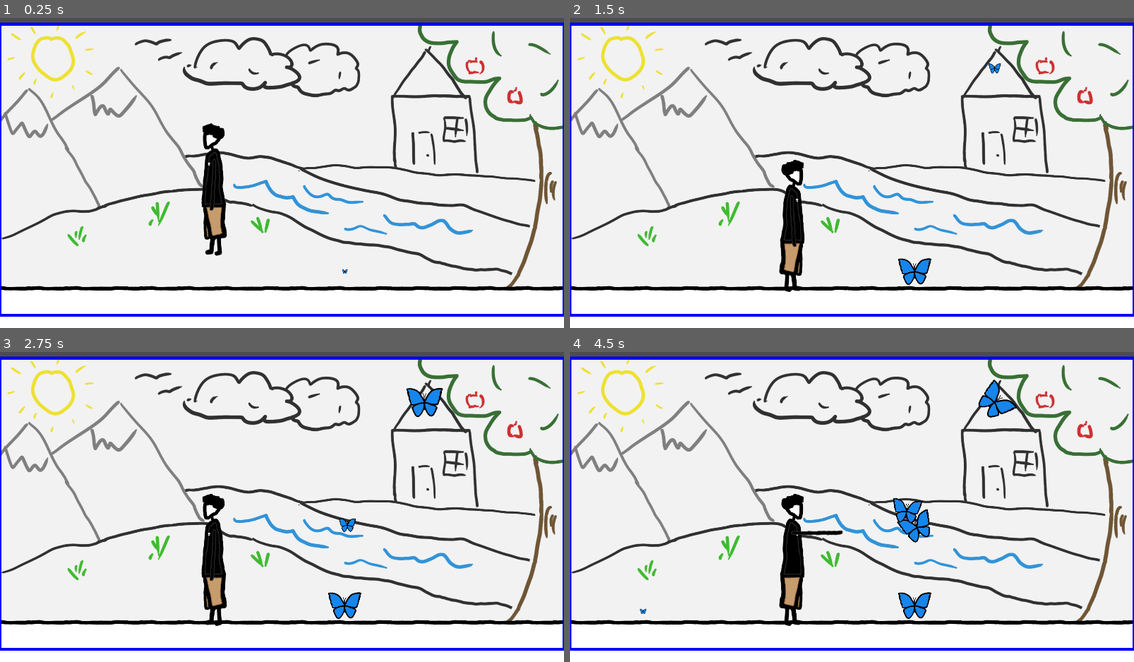
Above: before the commit, frames 1-4 (two rows, left to right).
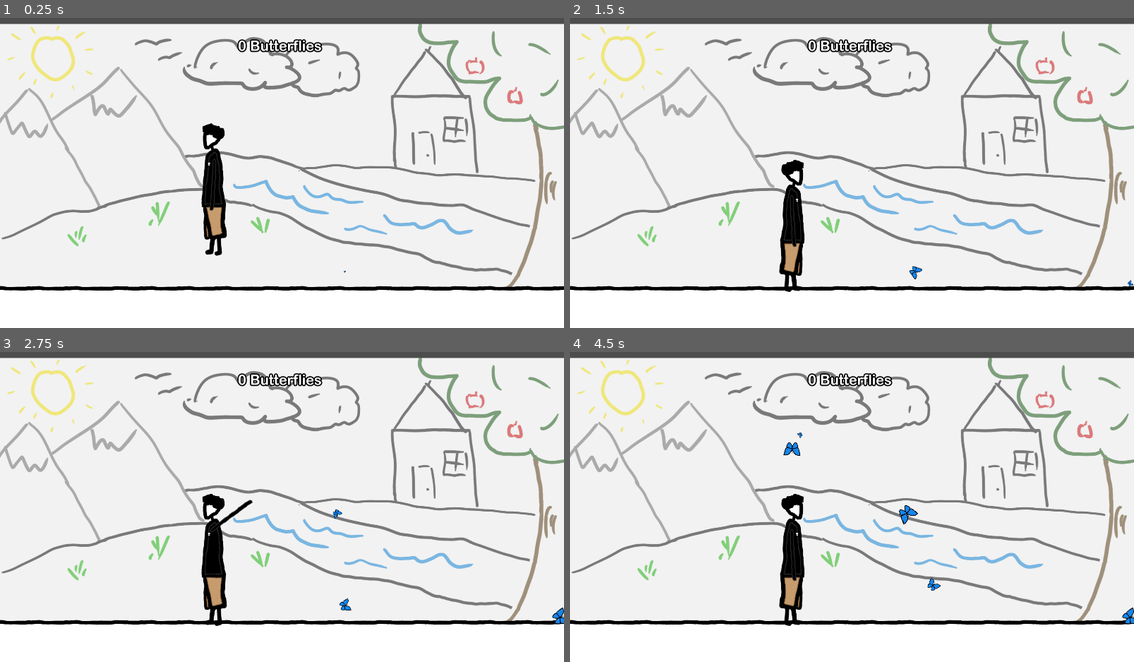
Above: after the commit, the same moments.

Repository: Wish-Granted/Godot-1st-Anniversary-Game
Game: Godot game, scene res://internal/butterflies/Scenes/game_butterfly.tscn
Same seed, same stepped clock (60 frames per second), same inputs: the game is played once before the commit and once after it.
Inputs (mouse positions are in pixels of both pictures, inside the frame that each line leads up to):
- Up to frame 1 (0.25 s): no input
- Up to frame 2 (1.5 s): move the mouse to (976, 154) at 0.52 s; tap A (A) at 0.6 s; tap D (D) at 0.8, 1.35 s; move the mouse to (739, 185) at 1.27 s
- Up to frame 3 (2.75 s): click (169, 519) at 1.55 s; move the mouse to (338, 432) at 2.02 s; press the mouse at (338, 432) at 2.03 s; tap A (A) at 2.3 s
- Up to frame 4 (4.5 s): move the mouse to (823, 565) at 2.77 s; release the mouse at (823, 565) at 2.78 s; tap A (A) at 2.85 s; tap D (D) at 3.05, 3.6 s; move the mouse to (1021, 550) at 3.52 s; press the mouse at (1021, 550) at 3.53 s; move the mouse to (682, 457) at 4.27 s; release the mouse at (682, 457) at 4.28 s; click (682, 457) at 4.35 s

The runs differ from the first frame. In frame 1, 9.9% of the frame differs, in the area x 0-100%, y 1-97%; in frame 2, 10%; in frame 3, 11%; in frame 4, 12%.

Commit message:
Score Bar, Arm Tweak
Added a butterfly score bar/ butterfly collection
Tweaked background
Changed arm action
Tweaked arm_1 sprite
Tweaked butterfly max/min size

Diff:
--- a/internal/butterflies/Scenes/butterfly_spawner.tscn
+++ b/internal/butterflies/Scenes/butterfly_spawner.tscn
@@ -6,10 +6,11 @@
 script = ExtResource("1_bxish")
 
 [node name="Line Spawner Border" type="Line2D" parent="." unique_id=117081679]
+visible = false
 points = PackedVector2Array(50, 0, 0, 0, 0, 50)
 default_color = Color(0, 0, 1, 1)
 
 [node name="Wave Timer" type="Timer" parent="." unique_id=1357916166]
 one_shot = true
 
-[node name="Butterflies" type="Node" parent="." unique_id=142630033]
+[node name="Butterflies" type="Node2D" parent="." unique_id=288840115]
--- a/internal/butterflies/Scenes/game_butterfly.tscn
+++ b/internal/butterflies/Scenes/game_butterfly.tscn
@@ -5,6 +5,7 @@
 [ext_resource type="Script" uid="uid://cmkyyoe2cb71f" path="res://internal/butterflies/Scripts/game_butterfly.gd" id="1_pyjba"]
 [ext_resource type="PackedScene" uid="uid://is6ymvvqhg6a" path="res://internal/butterflies/Scenes/player.tscn" id="3_pyjba"]
 [ext_resource type="PackedScene" uid="uid://famicpuqvygt" path="res://internal/butterflies/Scenes/butterfly_spawner.tscn" id="4_t182p"]
+[ext_resource type="PackedScene" uid="uid://05ko2r1kk5rh" path="res://internal/butterflies/Scenes/score_bar.tscn" id="6_pyjba"]
 
 [sub_resource type="WorldBoundaryShape2D" id="WorldBoundaryShape2D_pyjba"]
 normal = Vector2(1, 0)
@@ -79,7 +80,7 @@
 
 [node name="CollisionPolygon2D" type="CollisionPolygon2D" parent="World_Borders" unique_id=2056795938]
 position = Vector2(-128, 112)
-polygon = PackedVector2Array(1104, -624, 1104, 488, 1344, 488, 1344, -768, -1152, -768, -1152, -616)
+polygon = PackedVector2Array(1104, -624, 1104, 488, 1344, 488, 1344, -768, -1088, -768, -1088, 416, -848, 416, -848, -616)
 
 [node name="Death_Borders" type="Area2D" parent="." unique_id=1262686297]
 collision_mask = 6
@@ -113,4 +114,10 @@
 
 [node name="Camera2D" type="Camera2D" parent="." unique_id=1183530398]
 
+[node name="Score_Bar" parent="." unique_id=1088130321 instance=ExtResource("6_pyjba")]
+offset_left = -91.5
+offset_top = -450.0
+offset_right = 91.5
+offset_bottom = -405.0
+
 [connection signal="body_entered" from="Death_Borders" to="." method="_on_death_borders_body_entered"]
--- a/internal/butterflies/Scenes/player.tscn
+++ b/internal/butterflies/Scenes/player.tscn
@@ -168,6 +168,90 @@
 "name": &"arm_3_active",
 "speed": 10.0
 }]
+
+[sub_resource type="Animation" id="Animation_i685u"]
+length = 0.001
+tracks/0/type = "value"
+tracks/0/imported = false
+tracks/0/enabled = true
+tracks/0/path = NodePath("AnimatedSprite2D_arm/Arm_area/CollisionPolygon2D:polygon")
+tracks/0/interp = 1
+tracks/0/loop_wrap = true
+tracks/0/keys = {
+"times": PackedFloat32Array(0),
+"transitions": PackedFloat32Array(1),
+"update": 0,
+"values": [PackedVector2Array(-8, -336, 8, -336, 8, -256, 0, -160, -16, -160, -8, -256)]
+}
+
+[sub_resource type="Animation" id="Animation_j6wbt"]
+resource_name = "arm0"
+tracks/0/type = "value"
+tracks/0/imported = false
+tracks/0/enabled = true
+tracks/0/path = NodePath("AnimatedSprite2D_arm/Arm_area/CollisionPolygon2D:polygon")
+tracks/0/interp = 1
+tracks/0/loop_wrap = true
+tracks/0/keys = {
+"times": PackedFloat32Array(0),
+"transitions": PackedFloat32Array(1),
+"update": 0,
+"values": [PackedVector2Array(-8, -336, 8, -336, 8, -256, 0, -160, -16, -160, -8, -256)]
+}
+
+[sub_resource type="Animation" id="Animation_xvh2b"]
+resource_name = "arm_1"
+tracks/0/type = "value"
+tracks/0/imported = false
+tracks/0/enabled = true
+tracks/0/path = NodePath("AnimatedSprite2D_arm/Arm_area/CollisionPolygon2D:polygon")
+tracks/0/interp = 1
+tracks/0/loop_wrap = true
+tracks/0/keys = {
+"times": PackedFloat32Array(0),
+"transitions": PackedFloat32Array(1),
+"update": 0,
+"values": [PackedVector2Array(-8, -336, 8, -336, 8, -256, 8, -232, 24, -216, 24, -112, 8, -96, -40, -104, -56, -144, -48, -200, -8, -232, -8, -256)]
+}
+
+[sub_resource type="Animation" id="Animation_gxjox"]
+resource_name = "arm_2"
+tracks/0/type = "value"
+tracks/0/imported = false
+tracks/0/enabled = true
+tracks/0/path = NodePath("AnimatedSprite2D_arm/Arm_area/CollisionPolygon2D:polygon")
+tracks/0/interp = 1
+tracks/0/loop_wrap = true
+tracks/0/keys = {
+"times": PackedFloat32Array(0),
+"transitions": PackedFloat32Array(1),
+"update": 0,
+"values": [PackedVector2Array(-8, -336, 8, -336, 8, -256, 4.284027, -211.40842, 8, -224, 16, -216, 0, -160, -40, -96, -24, -88, -32, -48, -72, -40, -88, -72, -72, -96, -48, -104, -16, -160, -8, -256)]
+}
+
+[sub_resource type="Animation" id="Animation_2ir2h"]
+resource_name = "arm_3"
+tracks/0/type = "value"
+tracks/0/imported = false
+tracks/0/enabled = true
+tracks/0/path = NodePath("AnimatedSprite2D_arm/Arm_area/CollisionPolygon2D:polygon")
+tracks/0/interp = 1
+tracks/0/loop_wrap = true
+tracks/0/keys = {
+"times": PackedFloat32Array(0),
+"transitions": PackedFloat32Array(1),
+"update": 0,
+"values": [PackedVector2Array(-8, -336, 8, -336, 8, -256, 16, -240, 24, -240, 8, -160, -8, -96, 0, -64, -16, -32, -72, -56, -64, -88, -40, -104, -24, -160, -8, -256)]
+}
+
+[sub_resource type="AnimationLibrary" id="AnimationLibrary_5bqeh"]
+_data = {
+&"RESET": SubResource("Animation_i685u"),
+&"arm_0": SubResource("Animation_j6wbt"),
+&"arm_1": SubResource("Animation_xvh2b"),
+&"arm_2": SubResource("Animation_gxjox"),
+&"arm_3": SubResource("Animation_2ir2h")
+}
 
 [sub_resource type="RectangleShape2D" id="RectangleShape2D_1sp1c"]
 size = Vector2(51, 424)
@@ -183,24 +267,29 @@
 animation = &"run"
 
 [node name="AnimatedSprite2D_arm" type="AnimatedSprite2D" parent="." unique_id=2066666544]
+z_index = 2
 position = Vector2(-4, -331)
 scale = Vector2(1, 1.2)
 sprite_frames = SubResource("SpriteFrames_j2m8e")
-animation = &"arm_3"
+animation = &"arm_0"
 offset = Vector2(0, 121)
 
-[node name="Timer_arm_timeout" type="Timer" parent="AnimatedSprite2D_arm" unique_id=510450055]
-wait_time = 0.3
-one_shot = true
-
-[node name="Timer_arm_swing" type="Timer" parent="AnimatedSprite2D_arm" unique_id=305318922]
-wait_time = 0.3
-one_shot = true
+[node name="Arm_area" type="Area2D" parent="AnimatedSprite2D_arm" unique_id=919926301]
+position = Vector2(4, 275.8333)
+scale = Vector2(1, 0.8333333)
+collision_layer = 2
+collision_mask = 4
+
+[node name="CollisionPolygon2D" type="CollisionPolygon2D" parent="AnimatedSprite2D_arm/Arm_area" unique_id=1246238041]
+polygon = PackedVector2Array(-8, -336, 8, -336, 8, -256, 0, -160, -16, -160, -8, -256)
+
+[node name="Animation_ArmCollision" type="AnimationPlayer" parent="AnimatedSprite2D_arm/Arm_area/CollisionPolygon2D" unique_id=1831964783]
+root_node = NodePath("../../../..")
+libraries/ = SubResource("AnimationLibrary_5bqeh")
 
 [node name="CollisionShape2D" type="CollisionShape2D" parent="." unique_id=1856041951]
 position = Vector2(0.5, -221)
 shape = SubResource("RectangleShape2D_1sp1c")
 
 [connection signal="frame_changed" from="AnimatedSprite2D_body" to="." method="_on_animated_sprite_2d_body_frame_changed"]
-[connection signal="timeout" from="AnimatedSprite2D_arm/Timer_arm_timeout" to="." method="_on_timer_arm_timeout_timeout"]
-[connection signal="timeout" from="AnimatedSprite2D_arm/Timer_arm_swing" to="." method="_on_timer_arm_swing_timeout"]
+[connection signal="body_entered" from="AnimatedSprite2D_arm/Arm_area" to="." method="_on_arm_area_body_entered"]
--- /dev/null
+++ b/internal/butterflies/Scenes/score_bar.tscn
@@ -0,0 +1,30 @@
+[gd_scene format=3 uid="uid://05ko2r1kk5rh"]
+
+[ext_resource type="Script" uid="uid://bv1b33nbw76ae" path="res://score_bar.gd" id="1_n4rab"]
+[ext_resource type="FontFile" uid="uid://cjsc0rntpenjp" path="res://internal/butterflies/Assests/ARLRDBD.TTF" id="2_ko2g4"]
+
+[sub_resource type="LabelSettings" id="LabelSettings_ko2g4"]
+font = ExtResource("2_ko2g4")
+font_size = 48
+outline_size = 16
+outline_color = Color(0, 0, 0, 1)
+
+[node name="Score_Bar" type="HBoxContainer" unique_id=1088130321]
+anchors_preset = 5
+anchor_left = 0.5
+anchor_right = 0.5
+offset_left = -55.5
+offset_right = 55.5
+offset_bottom = 23.0
+grow_horizontal = 2
+size_flags_horizontal = 4
+alignment = 1
+script = ExtResource("1_n4rab")
+
+[node name="Butterfly_Counter_Label" type="Label" parent="." unique_id=467470541]
+layout_mode = 2
+text = " Butterflies "
+label_settings = SubResource("LabelSettings_ko2g4")
+
+[node name="Butterfly_Display" type="HBoxContainer" parent="." unique_id=1813896316]
+layout_mode = 2
--- a/internal/butterflies/Scripts/butterfly.gd
+++ b/internal/butterflies/Scripts/butterfly.gd
@@ -10,8 +10,8 @@
 
 var debug = false
 
-@export var min_size = 0.3 / 2.0 #size as a percentage of normal amount
-@export var max_size = 1.0 / 2.0 #divided by two as sprite is too big mann
+@export var min_size = 0.2 / 2.0 #size as a percentage of normal amount
+@export var max_size = 0.5 / 2.0 #divided by two as sprite is too big mann
 
 var is_idle = false
 var is_rotating = false
--- a/internal/butterflies/Scripts/butterfly_spawner.gd
+++ b/internal/butterflies/Scripts/butterfly_spawner.gd
@@ -5,9 +5,11 @@
 
 @onready var debug_border = $"Line Spawner Border"
 const butterfly_scene = preload("res://internal/butterflies/Scenes/butterfly.tscn")
+@onready var butterflies = $Butterflies
 @onready var wave_timer = $"Wave Timer"
 
-var total_butterflies = 0
+var total_alive_butterflies = 0
+var total_butterflies_spawned = 0
 var time_between_waves := 1
 var number_of_butterflies_each_wave := 1
 var max_butterflies = number_of_butterflies_each_wave * 5
@@ -28,14 +30,16 @@
 		spawn_position.x = randi_range(0, width)
 		spawn_position.y = randi_range(0, height)
 
-		total_butterflies += 1
+		total_alive_butterflies += 1
 		var new_butterfly = butterfly_scene.instantiate()
-		new_butterfly.name = "butterfly_" + str(total_butterflies)
+		new_butterfly.name = "butterfly_" + str(total_butterflies_spawned)
 		new_butterfly.position = spawn_position
-		self.add_child(new_butterfly)
+		new_butterfly.rotation_degrees = randi_range(0,360)
+		butterflies.add_child(new_butterfly)
+		total_butterflies_spawned += 1
 
 func do_wave_loop():
-	if total_butterflies < max_butterflies:
+	if total_alive_butterflies < max_butterflies:
 		spawn_butterfly_wave()
 	wave_timer.wait_time = time_between_waves
 	wave_timer.start()
--- a/internal/butterflies/Scripts/game_butterfly.gd
+++ b/internal/butterflies/Scripts/game_butterfly.gd
@@ -7,3 +7,4 @@
 func _on_death_borders_body_entered(body: Node2D) -> void:
 	print(body.name, " has been killed X_X")
 	body.queue_free()
+	butterfly_spawner_scene.total_alive_butterflies -= 1
--- a/internal/butterflies/Scripts/player.gd
+++ b/internal/butterflies/Scripts/player.gd
@@ -4,8 +4,11 @@
 @onready var sprite_body := $AnimatedSprite2D_body
 
 @onready var sprite_arm := $AnimatedSprite2D_arm
-@onready var arm_timeout_timer := $AnimatedSprite2D_arm/Timer_arm_timeout
-@onready var arm_swing_timer := $AnimatedSprite2D_arm/Timer_arm_swing
+@onready var animation_player_arm_collision := $AnimatedSprite2D_arm/Arm_area/CollisionPolygon2D/Animation_ArmCollision
+
+@onready var butterfly_spawner := $"../Butterfly Spawner"
+
+@onready var score_bar := $"../Score_Bar"
 
 var arm_ready := true
 var arm_level := 0
@@ -15,6 +18,7 @@
 
 func _ready() -> void:
 	sprite_arm.play("arm_%s" %arm_level)
+	animation_player_arm_collision.play("arm_%s" %arm_level)
 
 func _physics_process(delta: float) -> void:
 	if not is_on_floor():
@@ -49,32 +53,12 @@
 
 	if Input.is_action_pressed("Left Click"):
 		do_arm_movement()
-	elif arm_level == 3:
+	else:
 		sprite_arm.rotation_degrees = 0
 
 func do_arm_movement() -> void:
-	if not arm_ready:
-		return
-	sprite_arm.play("arm_%s" %arm_level)
-	if arm_level == 0 or arm_level == 1:
-		sprite_arm.look_at(get_global_mouse_position())
-		sprite_arm.rotation_degrees -= 92
-	elif arm_level == 2:
-		pass
-	elif arm_level == 3:
-		sprite_arm.look_at(get_global_mouse_position())
-		sprite_arm.rotation_degrees -= 92
-
-	if arm_level != 3:
-		arm_ready = false
-		arm_swing_timer.start()
-
-func _on_timer_arm_swing_timeout() -> void:
-	sprite_arm.rotation_degrees = 0
-	arm_timeout_timer.start()
-
-func _on_timer_arm_timeout_timeout() -> void:
-	arm_ready = true
+	sprite_arm.look_at(get_global_mouse_position())
+	sprite_arm.rotation_degrees -= 92
 
 const ARM_RESTING_POSITION := -322
 const ARM_Y_POSITION_BY_FRAME_WHEN_WALKING := [
@@ -84,3 +68,11 @@
 func _on_animated_sprite_2d_body_frame_changed() -> void:
 	if sprite_body.animation == "run":
 		sprite_arm.position.y = ARM_Y_POSITION_BY_FRAME_WHEN_WALKING[sprite_body.frame]
+
+
+func _on_arm_area_body_entered(body: Node2D) -> void:
+	print("player touched: ", body.name)
+	if "butterfly" in body.name:
+		score_bar.update_score(1)
+		butterfly_spawner.total_alive_butterflies -= 1
+		body.queue_free()
--- /dev/null
+++ b/score_bar.gd
@@ -0,0 +1,43 @@
+extends HBoxContainer
+
+@export var icon_width: float = 64
+@export var max_width: float = icon_width * 10
+
+@onready var butterfly_counter := $Butterfly_Counter_Label
+@onready var butterfly_display := $Butterfly_Display
+const butterfly_icon = preload("res://internal/butterflies/Assests/butterfly_icon.png")
+
+var total_butterflies_collected = 0
+
+func _ready() -> void:
+	update_score(0)
+
+func update_score(delta_butterflies: int) -> int:
+	# 1. Add/ remove icons
+	if delta_butterflies > 0:
+		for i in range(delta_butterflies):
+			var rect = TextureRect.new()
+			rect.texture = butterfly_icon
+			rect.expand_mode = TextureRect.EXPAND_KEEP_SIZE
+			butterfly_display.add_child(rect)
+	elif delta_butterflies < 0:
+		for i in range(delta_butterflies):
+			butterfly_display.get_child(0).queue_free()
+
+	total_butterflies_collected += delta_butterflies
+	butterfly_counter.text = str(total_butterflies_collected) + " Butterflies "
+
+	# 2. Calculate spacing
+	var total_uncompressed_width = total_butterflies_collected * icon_width
+
+	if total_uncompressed_width > max_width:
+		# Formula for negative separation to fit within max_width:
+		# (max_width - (icon_width * count)) / (count - 1)
+		if total_butterflies_collected > 1:
+			var overlap = (max_width - total_uncompressed_width) / (total_butterflies_collected - 1)
+			butterfly_display.add_theme_constant_override("separation", int(overlap))
+	else:
+		# Reset to default spacing if under the limit
+		butterfly_display.add_theme_constant_override("separation", 0)
+
+	return total_butterflies_collected
Binary file added: internal/butterflies/Assests/ARLRDBD.TTF
Not shown, added: internal/butterflies/Assests/ARLRDBD.TTF.import
Binary file changed: internal/butterflies/Assests/Background.png
Binary file changed: internal/butterflies/Assests/arm_sprite_sheet.png
Binary file added: internal/butterflies/Assests/butterfly_icon.png
Not shown, added: internal/butterflies/Assests/butterfly_icon.png.import
Not shown, added: score_bar.gd.uid
